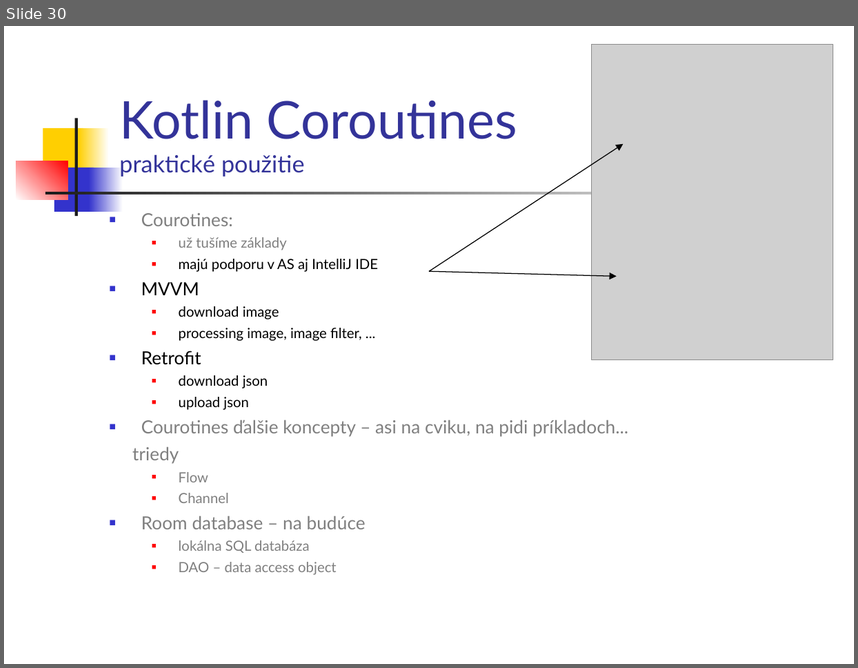
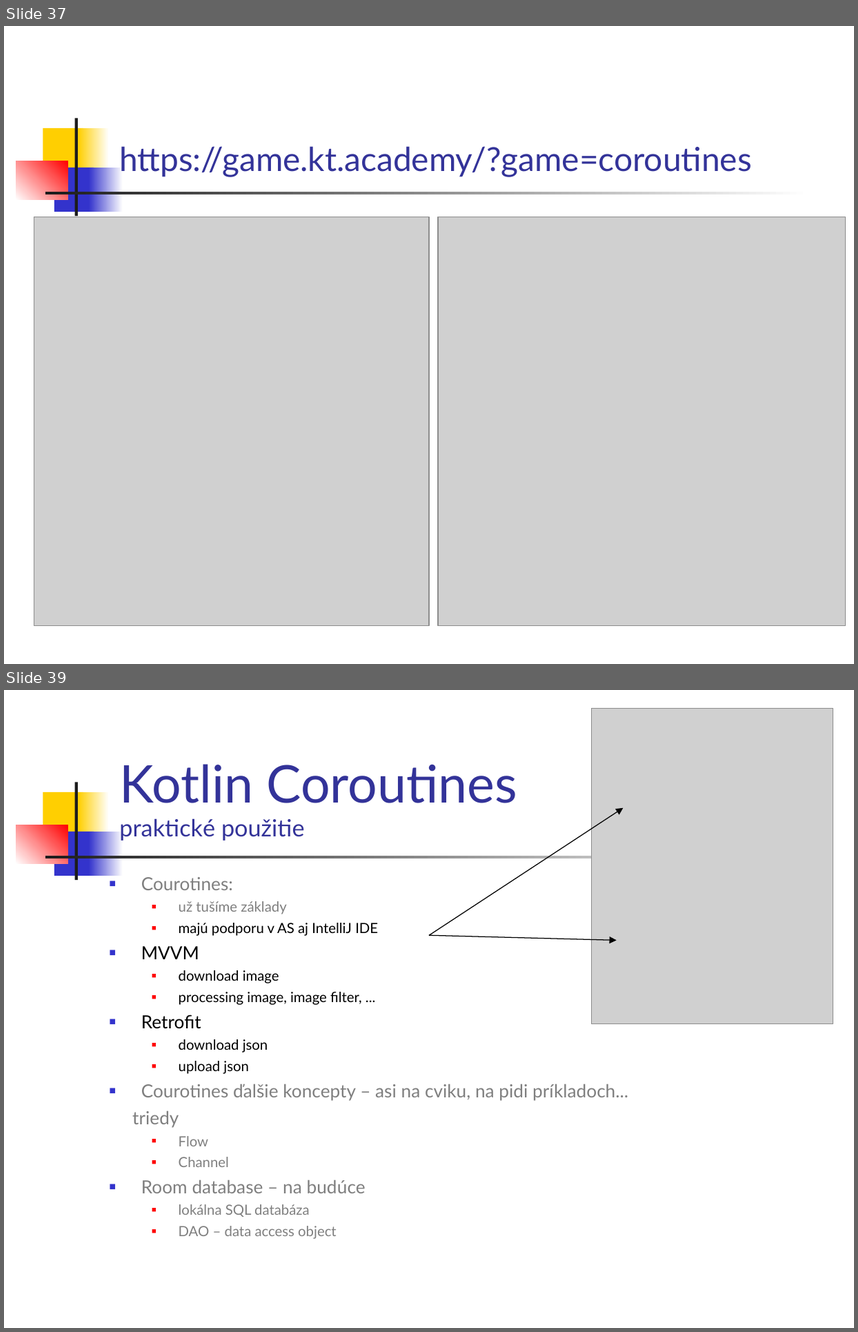
Before and after one commit to vmandro/Prednasky, a slide deck: 10/10_Android.ppt. Shown one above the other, each under a label of ours: slide 30 before the commit, slides 37 and 39 after it; the slides between them are not shown. The pictures are 858x668 and 858x1332 pixels, drawn with LibreOffice and Linux fonts; fonts in the diff are those of the drawing; grey boxes stand for pictures. Boxes give left, top, right and bottom in pixels: in the first picture for what was removed or moved away, otherwise in the second. Text is boxed around its words. In the diff, an @@ line names an element or a change of style, - is before the commit and + after.

```diff
--- a/10/10_Android.ppt
+++ b/10/10_Android.ppt
@@ slide 37 added at <box>4,26,854,664</box>, background #FFFFFF; not listed: 7 template elements that a slide beside it also shows @@
@@ title added at <box>119,146,752,177</box>, 28 pt, text #333399 @@
+https://game.kt.academy/?game=coroutines
@@ picture added at <box>34,216,429,624</box> @@
@@ picture added at <box>439,216,846,624</box> @@
@@ what was slide 30 is now slide 39 @@
```
Also in this commit, not shown: 8 slides changed, 9 other slides added, 4 other files.
